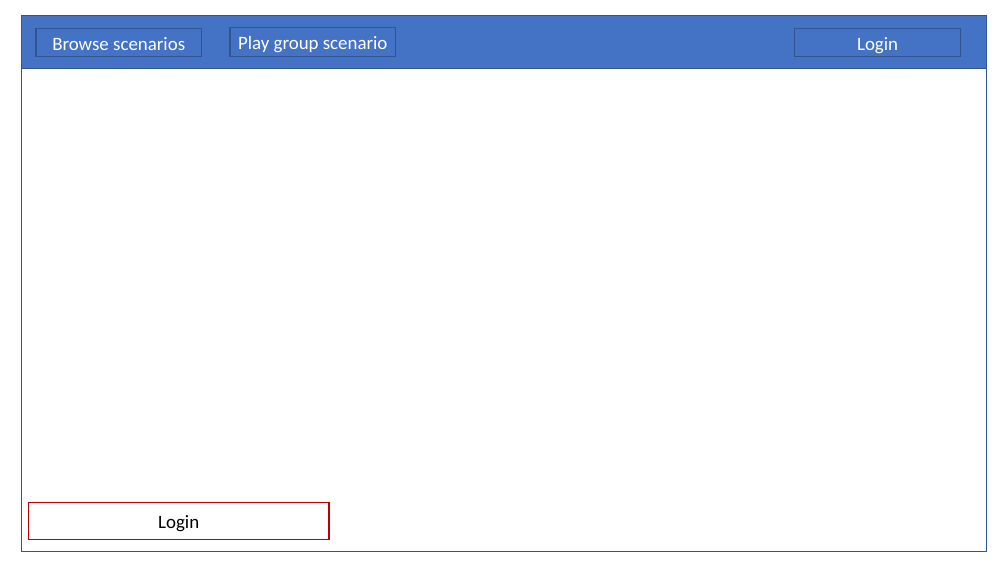
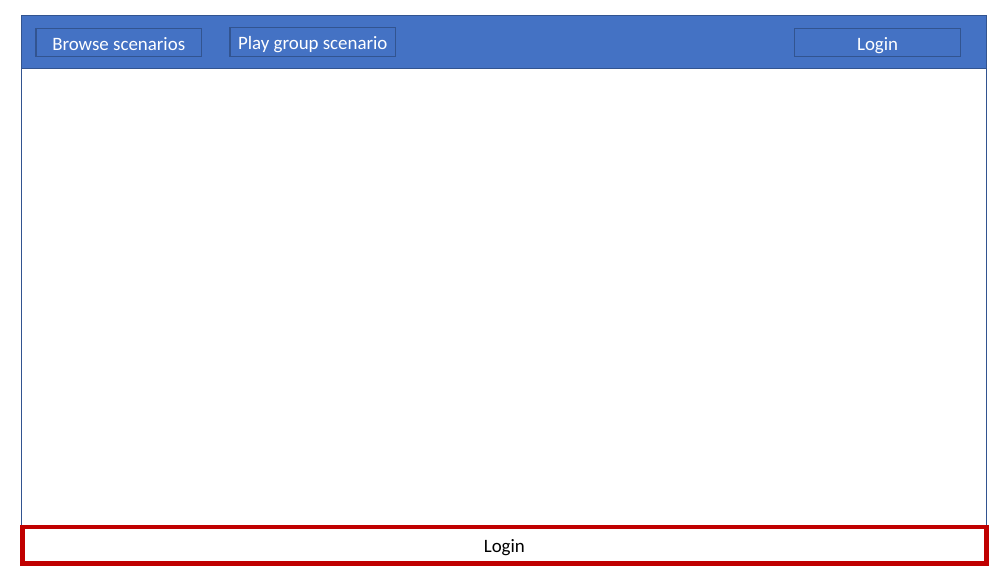
Before and after one commit to Elias-Ladenburger/CSEP, a slide deck: slide 20 of artefacts/concept-1.0/ideation/Lofi Wireframes.pptx (slide 12 before the commit). Drawn at 1008x567 pixels with LibreOffice and Linux fonts; fonts in the diff are those of the drawing. Boxes give left, top, right and bottom in pixels: in the first picture for what was removed or moved away, otherwise in the second. Text is boxed around its words. In the diff, an @@ line names an element or a change of style, - is before the commit and + after.

```diff
--- a/artefacts/concept-1.0/ideation/Lofi Wireframes.pptx
+++ b/artefacts/concept-1.0/ideation/Lofi Wireframes.pptx
@@ rectangle: place and size @@
-rectangle at [22,15,987,552]
+rectangle at [22,15,987,526]
@@ rectangle "Login": place and size @@
-rectangle "Login" at [29,503,330,540]
+rectangle "Login" at [23,527,987,564]
@@ rectangle "Login" at [23,527,987,564]: outline #C00000 1 pt to #C00000 4.5 pt @@
```
Also in this commit, not shown: 7 other slides changed, 7 slides added, 1 slide removed.
